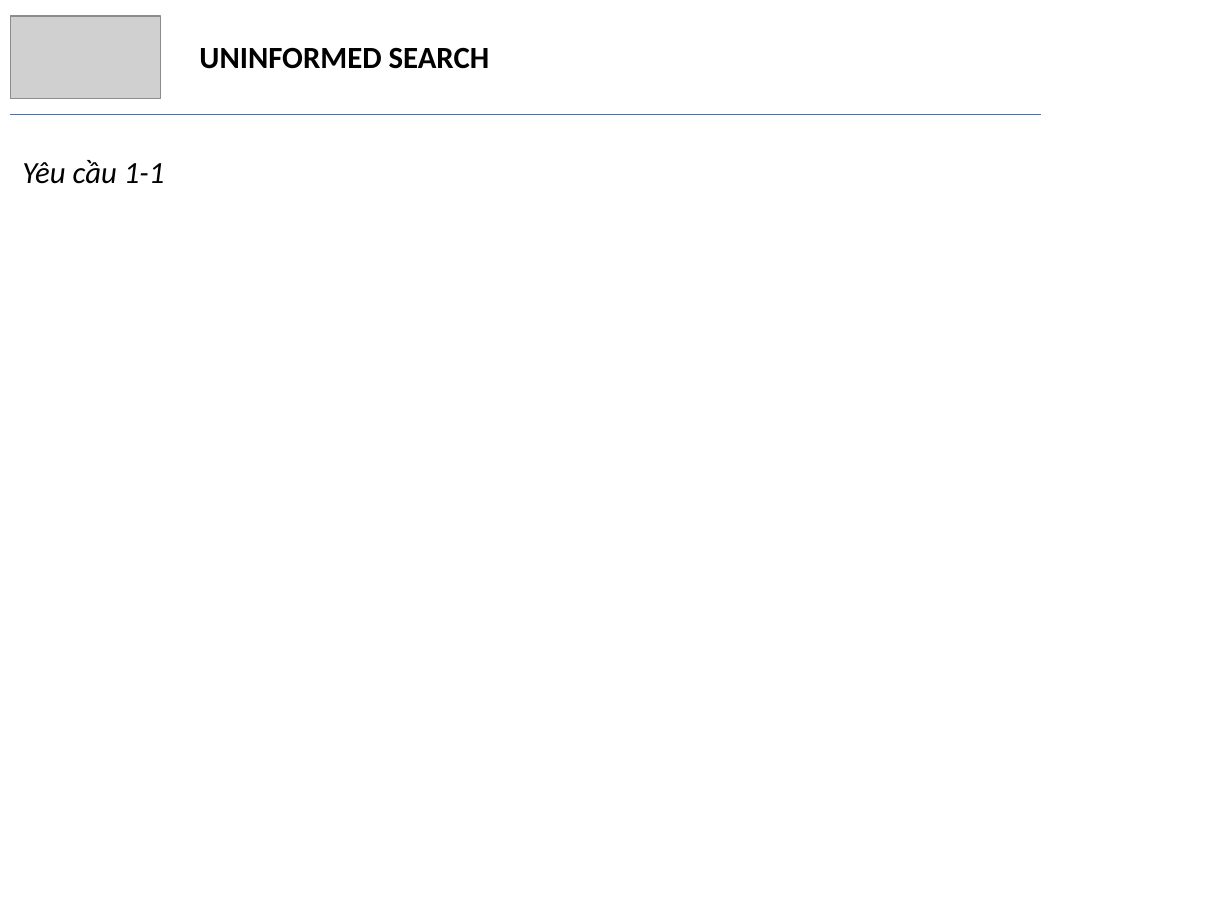
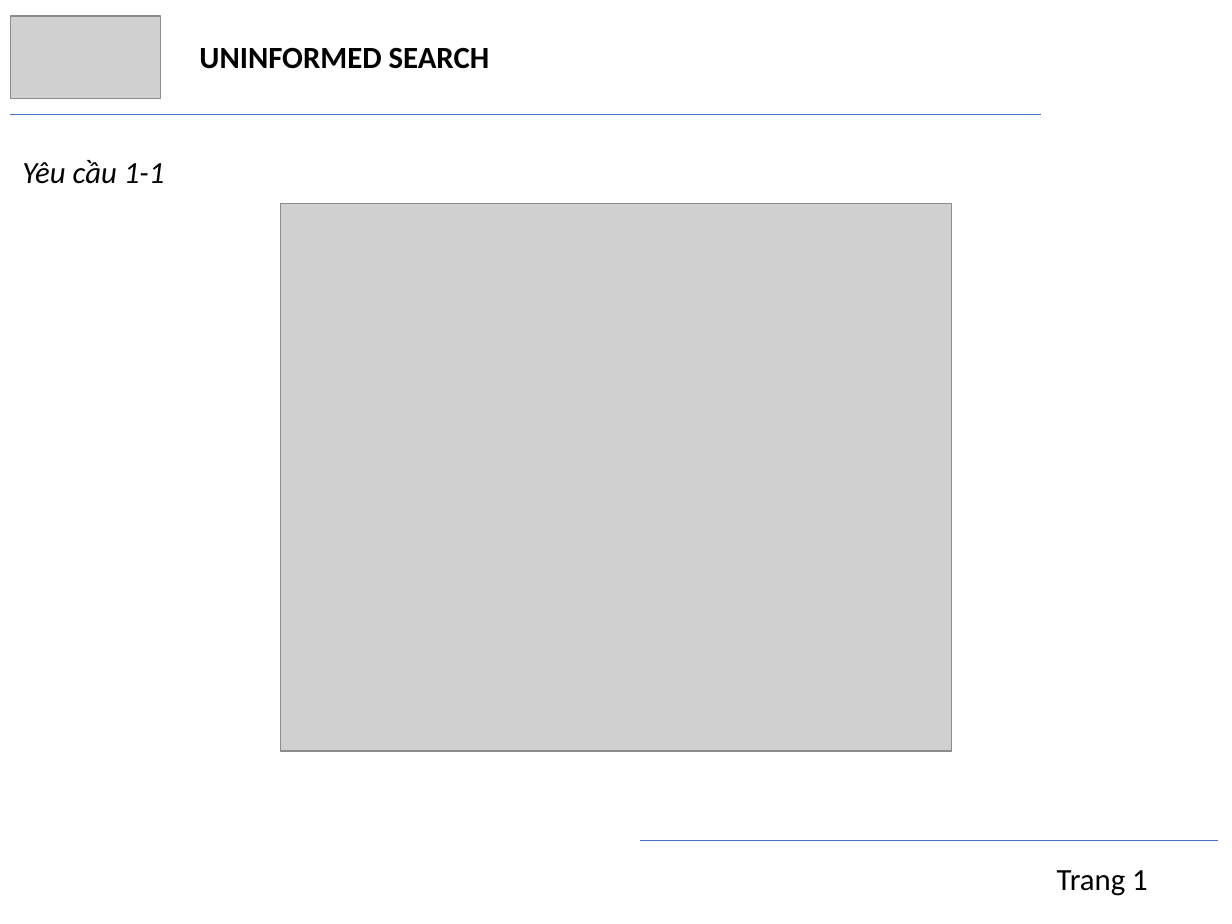
Before and after one commit to trngbro/AI, a slide deck: slide 5 of present/presentation.pptx (slide 4 before the commit). Drawn at 1232x924 pixels with LibreOffice and Linux fonts; fonts in the diff are those of the drawing; grey boxes stand for pictures. Boxes give left, top, right and bottom in pixels: in the first picture for what was removed or moved away, otherwise in the second. Text is boxed around its words. In the diff, an @@ line names an element or a change of style, - is before the commit and + after.

```diff
--- a/present/presentation.pptx
+++ b/present/presentation.pptx
@@ picture added at [280,203,951,750] @@
@@ line added from (641, 840) to (1218, 840), #4472C4 0.5 pt @@
@@ text added at [1057,870,1148,896], 18 pt, text #000000 @@
+Trang 1
```
Also in this commit, not shown: 20 other slides changed, 4 slides added, 4 other files.
